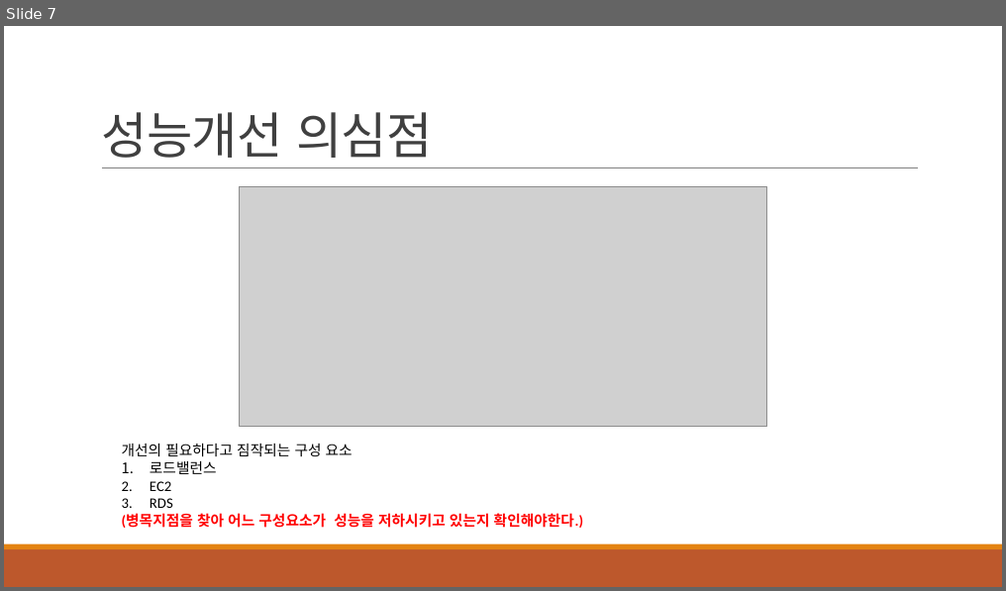
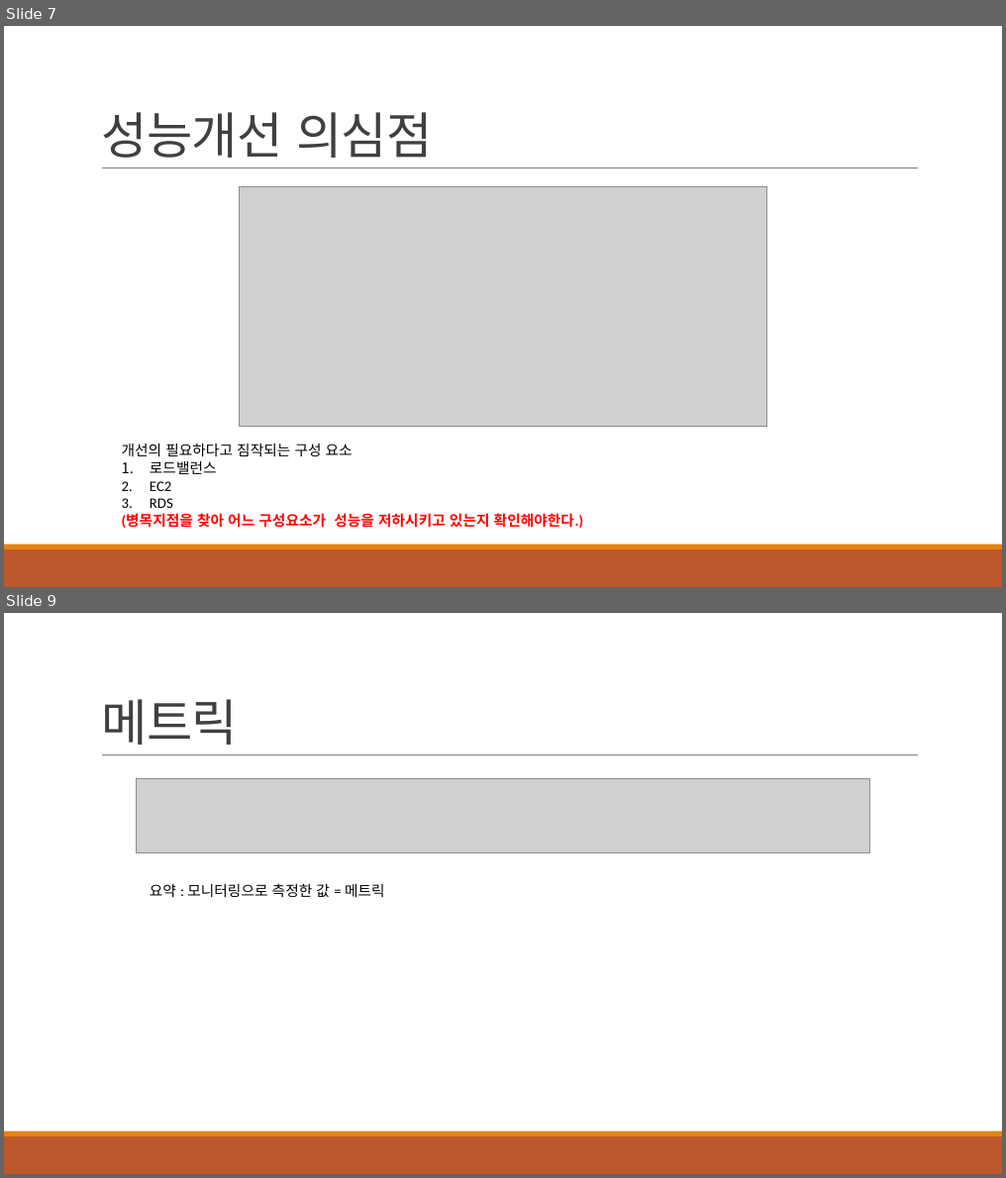
Before and after one commit to khb3025/study-load-test, a slide deck: ppt/3. 부하테스트 모니터 링.pptx. Shown one above the other, each under a label of ours: slide 7 before the commit, slides 7 and 9 after it; the slides between them are not shown. The pictures are 1006x591 and 1006x1178 pixels, drawn with LibreOffice and Linux fonts; fonts in the diff are those of the drawing; grey boxes stand for pictures. Boxes give left, top, right and bottom in pixels: in the first picture for what was removed or moved away, otherwise in the second. Text is boxed around its words. In the diff, an @@ line names an element or a change of style, - is before the commit and + after.

Commit message:
feat : EC2 / RDS 모니터링 셋팅
- aws-cloud-watch-agent
- cloud-watch 위젯셋팅
- 병목진단

```diff
--- a/ppt/3. 부하테스트 모니터 링.pptx
+++ b/ppt/3. 부하테스트 모니터 링.pptx
@@ slide 9 added at [4,613,1002,1174], background #FFFFFF; not listed: 3 template elements that a slide beside it also shows @@
@@ title added at [101,699,238,745], 48 pt, text #404040 @@
+메트릭
@@ picture added at [136,778,869,854] @@
@@ text added at [150,884,385,897], 14 pt, text #000000 @@
+요약 : 모니터링으로 측정한 값 = 메트릭
```
Also in this commit, not shown: 1 slide changed, 39 other slides added, 1 other file.
